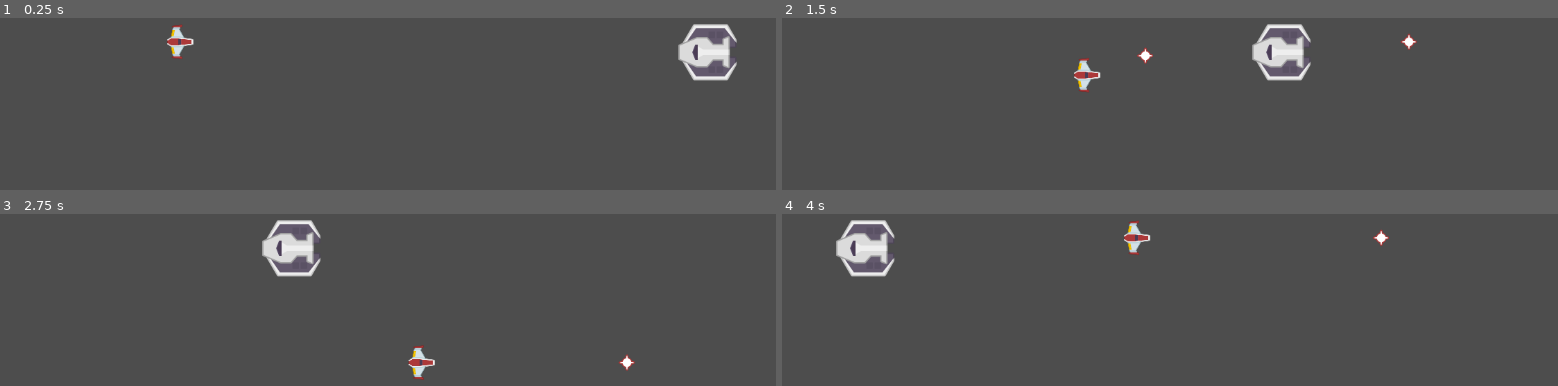
Above: before the commit, frames 1-4 (two rows, left to right).
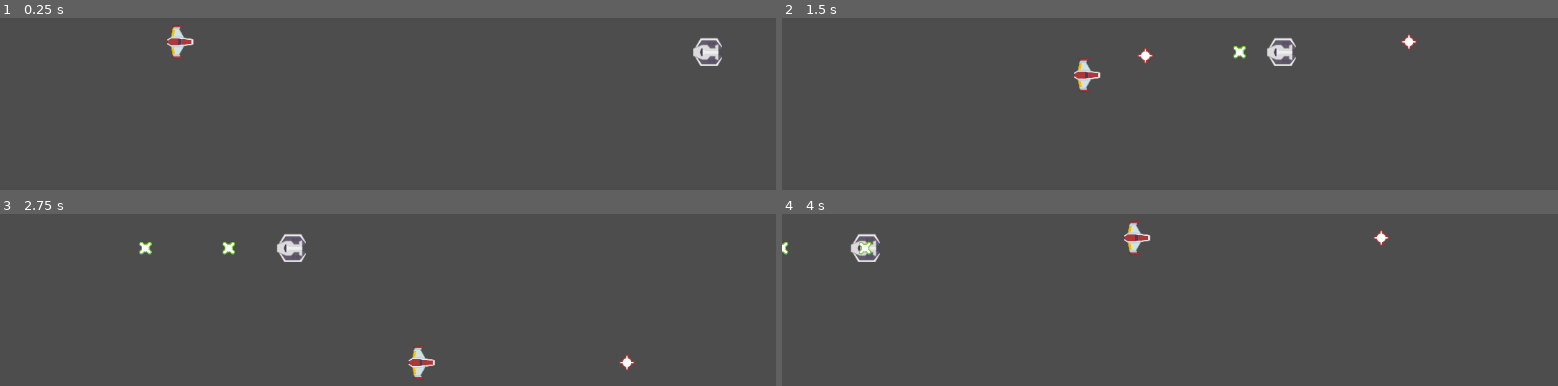
Above: after the commit, the same moments.

Repository: DaedricOrc/virus-obliterator
Game: Godot game, scene res://scenes/game.tscn
Two runs of this game, one before a commit and one after it. Both use one fixed random seed, a clock stepped at 60 frames per second and the inputs below.
Inputs:
- Up to frame 1 (0.25 s): no input
- Up to frame 2 (1.5 s): hold Right (player_right) 0.53-1.28 s; tap Space (player_fire) at 0.6, 1.35 s; hold Down (player_down) from 1.28 s (still down)
- Up to frame 3 (2.75 s): release Down (player_down) at 2.03 s; hold Right (player_right) from 2.03 s (still down); tap Space (player_fire) at 2.1 s
- Up to frame 4 (4 s): release Right (player_right) at 2.78 s; hold Up (player_up) 2.78-3.53 s; tap Space (player_fire) at 2.85, 3.6 s; hold Left (player_left) from 3.53 s (still down)

The runs differ from the first frame. In frame 1, 1.7% of the frame differs, in the area x 87-95%, y 3-37%; in frame 2, 1.8%; in frame 3, 1.9%, in the area x 17-42%, y 3-37%; in frame 4, 1.8%.

Commit message:
created enemy and enemy laser

Diff:
--- a/scenes/virus_bomber.tscn
+++ b/scenes/virus_bomber.tscn
@@ -7,6 +7,7 @@
 size = Vector2(84, 82)
 
 [node name="Virus Bomber" type="Area2D" unique_id=1867311779]
+scale = Vector2(0.5, 0.5)
 script = ExtResource("1_uswti")
 
 [node name="Sprite2D" type="Sprite2D" parent="." unique_id=309717782]
@@ -15,3 +16,8 @@
 
 [node name="CollisionShape2D" type="CollisionShape2D" parent="." unique_id=106726701]
 shape = SubResource("RectangleShape2D_uswti")
+
+[node name="Timer" type="Timer" parent="." unique_id=403222443]
+autostart = true
+
+[connection signal="timeout" from="Timer" to="." method="_on_timer_timeout"]
--- a/scenes/virus_bombers_bomb.tscn
+++ b/scenes/virus_bombers_bomb.tscn
@@ -7,6 +7,7 @@
 size = Vector2(36, 36)
 
 [node name="Virus Bombers bomb" type="Area2D" unique_id=1897600822]
+scale = Vector2(0.5, 0.5)
 script = ExtResource("1_g4i86")
 
 [node name="Sprite2D" type="Sprite2D" parent="." unique_id=1777482561]
--- a/scripts/virus_bomber.gd
+++ b/scripts/virus_bomber.gd
@@ -1,6 +1,8 @@
 extends Area2D
 
 @export var speed: int = 4
+
+@onready var enemy_laser_scene = preload("res://scenes/virus_bombers_bomb.tscn")
 
 # Called when the node enters the scene tree for the first time.
 func _ready() -> void:
@@ -10,3 +12,9 @@
 # Called every frame. 'delta' is the elapsed time since the previous frame.
 func _process(delta: float) -> void:
 	position.x -= speed
+
+
+func _on_timer_timeout() -> void:
+	var enemy_laser = enemy_laser_scene.instantiate()
+	enemy_laser.position = position
+	get_parent().add_child(enemy_laser)
